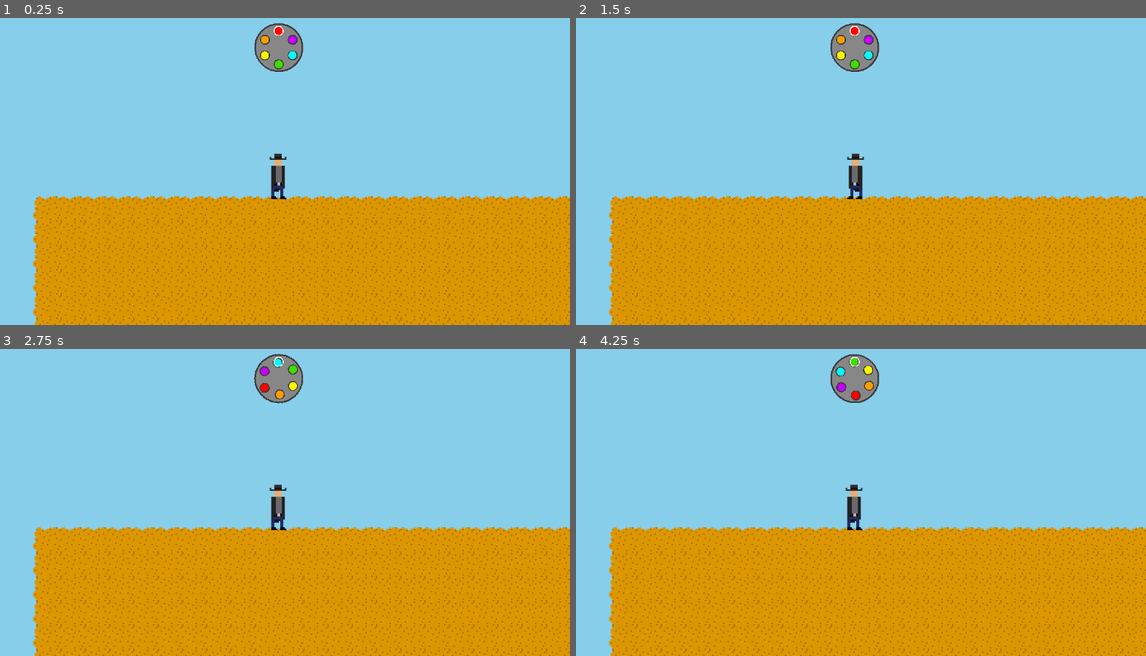
Above: before the commit, frames 1-4 (two rows, left to right).
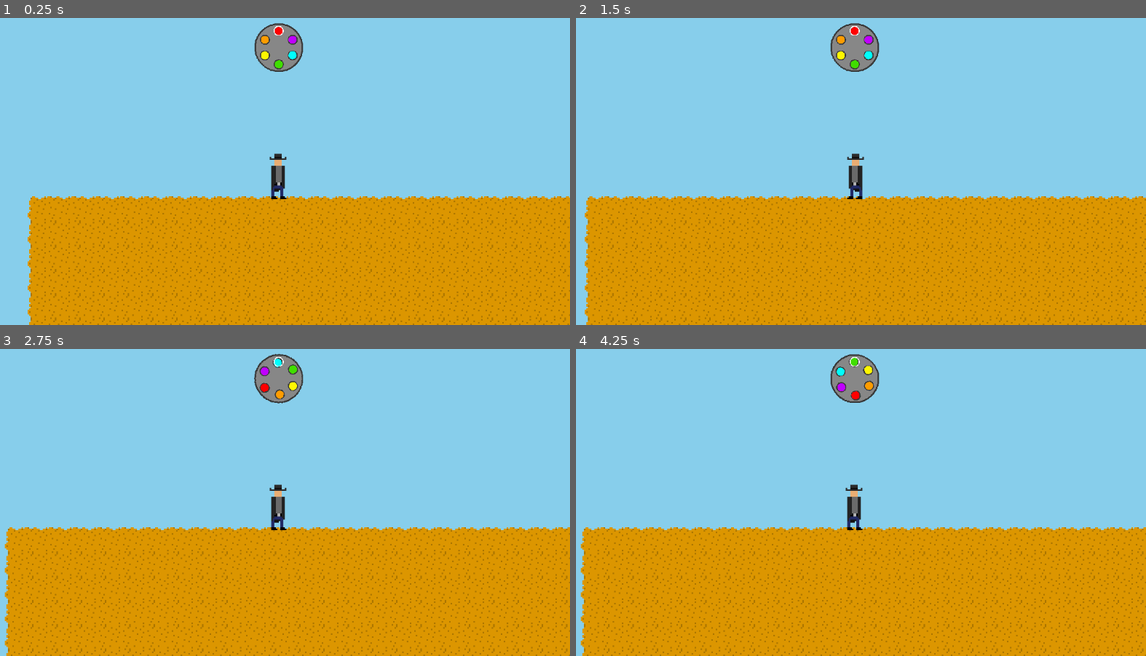
Above: after the commit, the same moments.

Repository: kedrickfudala/One-Button-Game-Jam
Game: Godot game, scene res://src/levels/world.tscn
Two runs of this game, one before a commit and one after it. Both use one fixed random seed, a clock stepped at 60 frames per second and the inputs below.
Inputs (mouse positions are in pixels of both pictures, inside the frame that each line leads up to):
- Up to frame 1 (0.25 s): no input
- Up to frame 2 (1.5 s): tap Enter (ui_accept) at 0.5, 1.35 s; move the mouse to (980, 143) at 0.52 s; hold Enter (ui_accept) 0.53-1.28 s; move the mouse to (735, 177) at 1.27 s
- Up to frame 3 (2.75 s): tap Enter (ui_accept) at 1.52, 1.82 s; move the mouse to (336, 419) at 2.02 s; hold Enter (ui_accept) from 2.03 s (still down)
- Up to frame 4 (4.25 s): move the mouse to (826, 557) at 2.77 s; release Enter (ui_accept) at 2.78 s; tap Enter (ui_accept) at 2.85, 3.02, 3.32 s; move the mouse to (1032, 542) at 3.52 s; hold Enter (ui_accept) from 3.53 s (still down)

The runs differ from the first frame. In frame 1, 6.6% of the frame differs, in the area x 4-100%, y 58-100%; in frame 2, 1.9%; in frame 3, 8.2%, in the area x 0-100%, y 58-100%; in frame 4, 8.2%.

Commit message:
cleaned up chamber code

Diff:
--- a/src/player.gd
+++ b/src/player.gd
@@ -32,9 +32,6 @@
 	chamber_spin = 0
 	print("CSLOT " + str(chamber_slot) + " CSPIN " + str(chamber_spin))
 	print("FIRE " + str(chamber[chamber_slot]))
-	#var tween2 = create_tween()
-	#tween2.tween_property(self, "chamber_spin", 0, 0.1)
-	pass
 
 func take_input(delta):
 	if get_global_mouse_position().x > self.global_position.x:
@@ -43,78 +40,24 @@
 		facing_direction = -1
 
 	if Input.is_action_just_pressed("ui_accept"):
-		#chamber_slot = fmod(snapped(chamber_slot, 1), 6)
 		chamber_sprite.rotation_degrees = fmod(chamber_sprite.rotation_degrees, 360)
 		input_timer.start()
 	if Input.is_action_pressed("ui_accept"):
 		chamber_spin += 0.1
-		#chamber_spin = fmod(snapped(chamber_spin, 0.1), 6)
-		#print(chamber_spin)
 		print("CSLOT " + str(chamber_slot) + " CSPIN " + str(chamber_spin))
-		#print(chamber_sprite.rotation_degrees)
-		if !input_timer.is_stopped():
-			#chamber_sprite.rotation_degrees = (chamber_slot) * 60
-			pass
-		else:
-			var tween3 = create_tween()
-			#chamber_slot = fmod(snapped(chamber_slot, 1), 6)
-
-			tween3.tween_property(chamber_sprite, "rotation_degrees", snapped(chamber_slot + snapped(chamber_spin, 0.1), 1) * 60, 0.1)
-
-			#tween3.tween_property(chamber_sprite, "rotation_degrees", fmod(snapped(chamber_slot + fmod(snapped(chamber_spin, 0.1), 6), 1), 6) * 60, 0.1)
-			#if (chamber_sprite.rotation_degrees == 360):
-				#chamber_sprite.rotation_degrees = 0
-
-
-			#tween3.tween_property(chamber_sprite, "rotation_degrees", (chamber_slot + snapped(fmod(chamber_spin, 6), 0.1)) * 60, 0.1)
-			#chamber_sprite.rotation_degrees = (chamber_slot + fmod(snapped(chamber_spin, 0.1), 6)) * 60
+		if input_timer.is_stopped():
+			var tween = create_tween()
+			tween.tween_property(chamber_sprite, "rotation_degrees", snapped(chamber_slot + snapped(chamber_spin, 0.1), 1) * 60, 0.1)
 	if Input.is_action_just_released("ui_accept"):
 		chamber_slot = fmod(snapped(chamber_slot, 1), 6)
-		#if chamber_slot > 5:
-			#chamber_slot -= 5
 		if !input_timer.is_stopped(): #Tap fire
 			fire()
 		else: #Hold spin and fire
 			chamber_slot += fmod(snapped(chamber_spin, 0.1), 6)
-			#var tween = create_tween()
-			#tween.tween_property(self, "chamber_slot", chamber_slot + fmod(snapped(chamber_spin, 0.1), 6), 0.5)
-			#tween.tween_property(self, "chamber_slot", snapped(fmod(chamber_slot + chamber_spin, 6), 1), 0.5)
 			fire()
 
-
-	#chamber_slot = snapped(fmod(chamber_slot, 5), 1)
-	#if Input.is_action_just_pressed("ui_accept"):
-		#input_timer.start()
-	#if Input.is_action_pressed("ui_accept"):
-		#chamber_spin += 0.1
-		#if chamber_spin > 6:
-			#chamber_spin -= 6
-	#if Input.is_action_just_released("ui_accept"):
-		#if !input_timer.is_stopped(): #Tap fire
-			#chamber_slot = snapped(fmod(chamber_slot, 5), 1)
-			#print("FIRE " + str(chamber[chamber_slot]))
-			#var tween2 = create_tween()
-			#tween2.tween_property(self, "chamber_spin", 0, 0.1)
-		#else: #Hold spin and fire
-			#chamber_slot = snapped(fmod(chamber_slot, 5), 1)
-			#var tween = create_tween()
-			#tween.tween_property(self, "chamber_slot", chamber_slot + snapped(chamber_spin, 1), 0.5)
-			#chamber_slot = snapped(fmod(chamber_slot, 5), 1)
-			##print(chamber_slot)
-			#print("FIRE " + str(chamber[chamber_slot]))
-			#var tween2 = create_tween()
-			#tween2.tween_property(self, "chamber_spin", 0, 0.5)
-	#if input_timer.is_stopped():
-		#var tween3 = create_tween()
-		#tween3.tween_property(chamber_sprite, "rotation_degrees", (chamber_slot + chamber_spin) * 60, 0.1)
-		##chamber_sprite.rotation_degrees = (chamber_slot + chamber_spin) * 60
-	#else:
-		#chamber_sprite.rotation_degrees = (chamber_slot) * 60
-	##print(chamber_sprite.rotation_degrees)
-	#print(chamber_slot)
-
 func move():
-	#velocity = Vector2(speed * facing_direction, 0)
+	velocity = Vector2(speed * facing_direction, 0)
 	move_and_slide()
 
 func update_animations():
